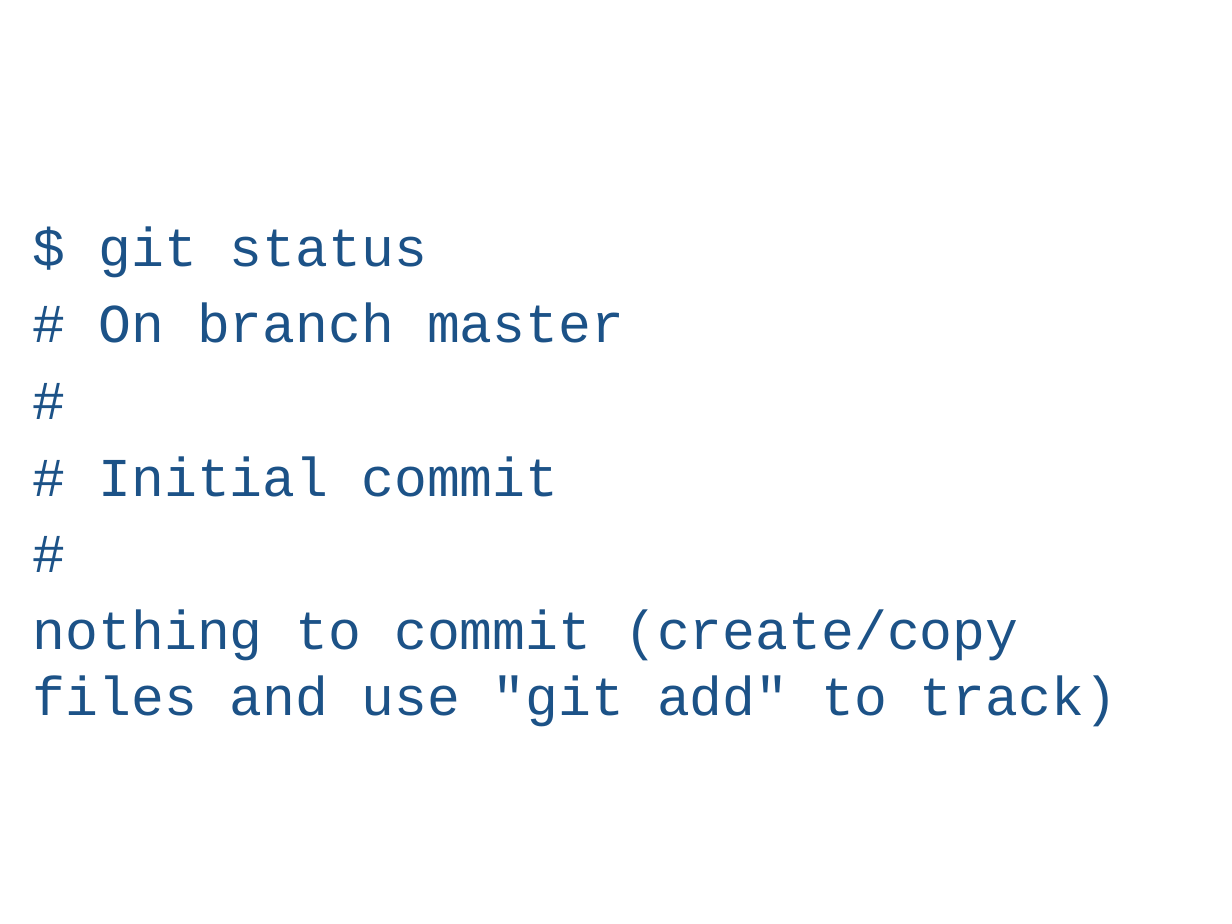
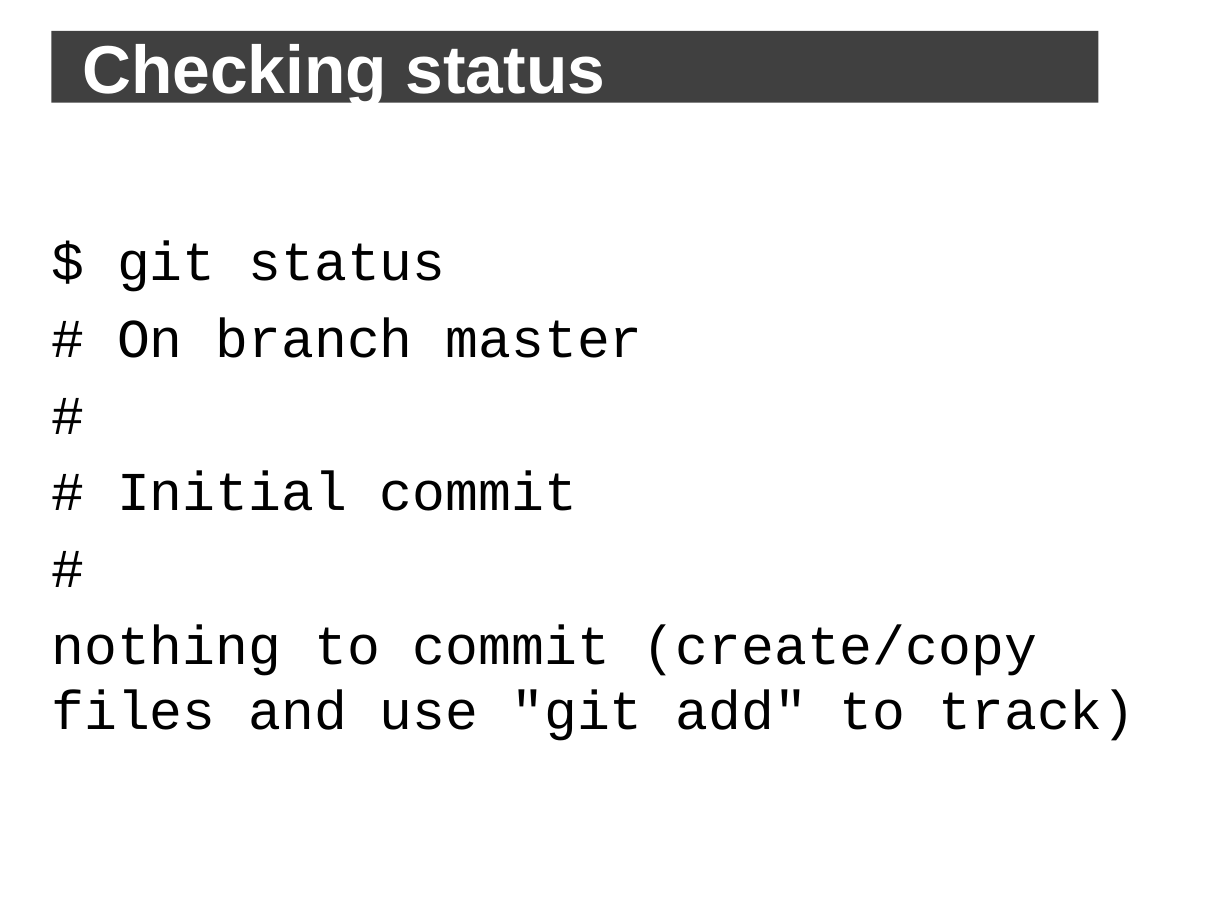
Before and after one commit to jbogard/presentations, a slide deck: slide 26 of GitDemystified/Git Demystified.pptx (slide 28 before the commit). Drawn at 1232x924 pixels with LibreOffice and Linux fonts; fonts in the diff are those of the drawing; background and template pictures are left out. Boxes give left, top, right and bottom in pixels: in the first picture for what was removed or moved away, otherwise in the second. Text is boxed around its words. In the diff, an @@ line names an element or a change of style, - is before the commit and + after.

```diff
--- a/GitDemystified/Git Demystified.pptx
+++ b/GitDemystified/Git Demystified.pptx
@@ title "Checking status": place and size @@
-title "Checking status" at box(230, 229, 427, 267)
+title "Checking status" at box(52, 31, 1099, 102)
@@ title "Checking status" at box(52, 31, 1099, 102): size 28.8 to 39.6 pt, bold on; fill none to #000000 at 75% opacity @@
@@ text "$ git status": place and size @@
-text "$ git status" at box(33, 227, 1117, 727)
+text "$ git status" at box(51, 241, 1135, 741)
@@ text "$ git status" at box(51, 241, 1135, 741): text colour #1C5287 to #000000 @@
```
Also in this commit, not shown: 68 other slides changed, 2 slides removed.
